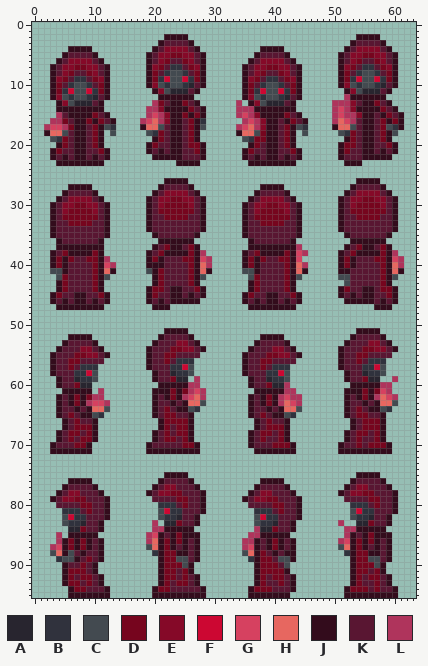
One commit to this sprite sheet: assets/Entities/Cultist.png. The first picture shows the starting point.
The file is 64x96 pixels.
Palette (. is transparent): A #28252f  B #30323d  C #434a50  D #76051e  E #850928  F #cc0732  G #d64160  H #e76760  J #330c1c  K #591632  L #af345c
After the commit:
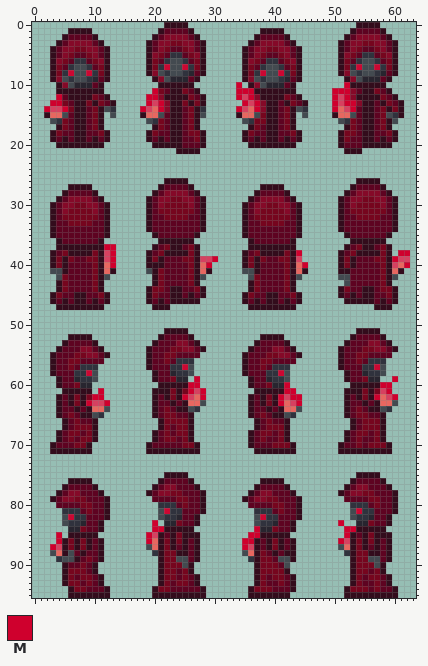
Colours new in this view: M #cf002d
Commit message: fixed a small mistake fire on the up walk now moves
The exact change:
colour K: #591632 -> #5e0321
Changed rows in their new state; - is a pixel that keeps its letter.
first column x 2:
 0 --------------------JJJJ----------------------------JJJJ----
 1 ----JJJJ-----------JKKKKJ-----------JJJJ-----------JKKKKJ---
 2 ---JKKKKJ---------JKEEEEKJ---------JKKKKJ---------JKEEEEKJ--
 3 --JKEEEEKJ-------JKEEDDEEKJ-------JKEEEEKJ-------JKEEDDEEKJ-
 4 -JKEEDDEEKJ------JKEDKKDEKJ------JKEEDDEEKJ------JKEDKKDEKJ-
 5 -JKED--DEKJ-------EDKBBKDE-------JKED--DEKJ-------EDKBBKDE--
 6 -JEDKBBKDEJ-------DKBCCBKD-------JEDKBBKDEJ-------DKBCCBKD--
 7 --DKBCCBKD--------DBFCCFBD--------DKBCCBKD--------DBFCCFBD--
 8 --DBFCCFBD--------EC----AK--------DBFCCFBD--------EC----AK--
 9 ---CBCCBAK-------.JECAAAKJ.--------CBCCBAK-------.JECAAAKJ.-
10 -.JECAAA-J.------..JJJJJJ..-----M.JECAAA-J.------.MJJJJJJ..-
11 -.JJJJJJJJ.-------MDKJJD--------MMMJJJJJJJ.-----MMM-KJJD----
12 -.MKJJJJD--------MME----DKJ-----MGMEJJJJD-------MGME----DKJ-
13 -MMDKJJDJDKJ-----MGME---JDJ-----.MGMEJJKJDKJ----MGMME--KJDKJ
14 MGGMD--KD-CB----MGHME--K-JB-----MGHME--KD-CB----MHGMK--K-JDJ
15 JHHCK--K-J.C----JHHCK--KDJC-----JHHCD--K-J.C----JHHCK---DCB-
16 -CB----KDJ..----.CBDK-----.------CBDD---DJ..----.CBD------C.
17 ..JDK-----..----..JD------.-----..JDK-----..----..JD-----J..
18 .JDK----KDJ.-----JDK-----DJ-----.JDKK---KDJ.-----JD-----KDJ-
19 -JKJ----JKJ------JKJ----KDJ------JKJK---JKJ------JDK----JKJ-
20 ---JJ--JJ--------.JJJ---KK---------JJ--JJ---------KK---JJJ.-
21 -..........------.....-JJJ.------..........------.JJJ......-
22 -..........-------.........------..........------.........--
23 --........------------....--------........--------...-------
first column x 12:
37 MM------------------------------.------------------
38 GM--------------.---------------M.--------------.MM
39 GM---------------GM-----------------------------MGG
40 HM---------------M---------------M--------------GHM
first column x 9:
59 ------------------M--------------------------------M
60 -----------------MM--------------M---------------MM-
61 --M--------------M-M-------------MM---------------M-
62 -MM-------------M--M------------M-MM------------M--M
63 M--M----------------------------M--M----------------
first column x 3:
83 -----------------M------------------------------M--
84 -----------------MM---------------M--------------MM
85 -M--------------M----------------MM--------------M-
86 -M--------------M---------------MM--------------M--
87 M-------------------------------M------------------
